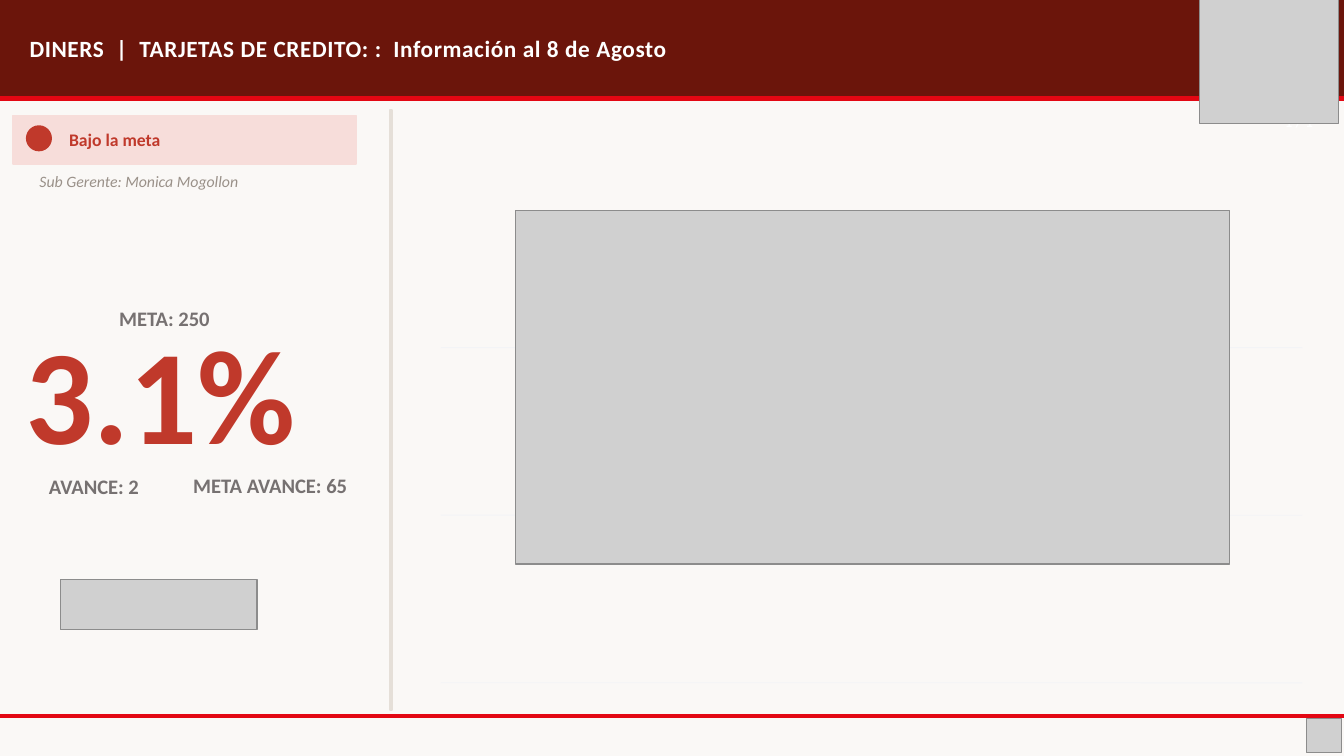
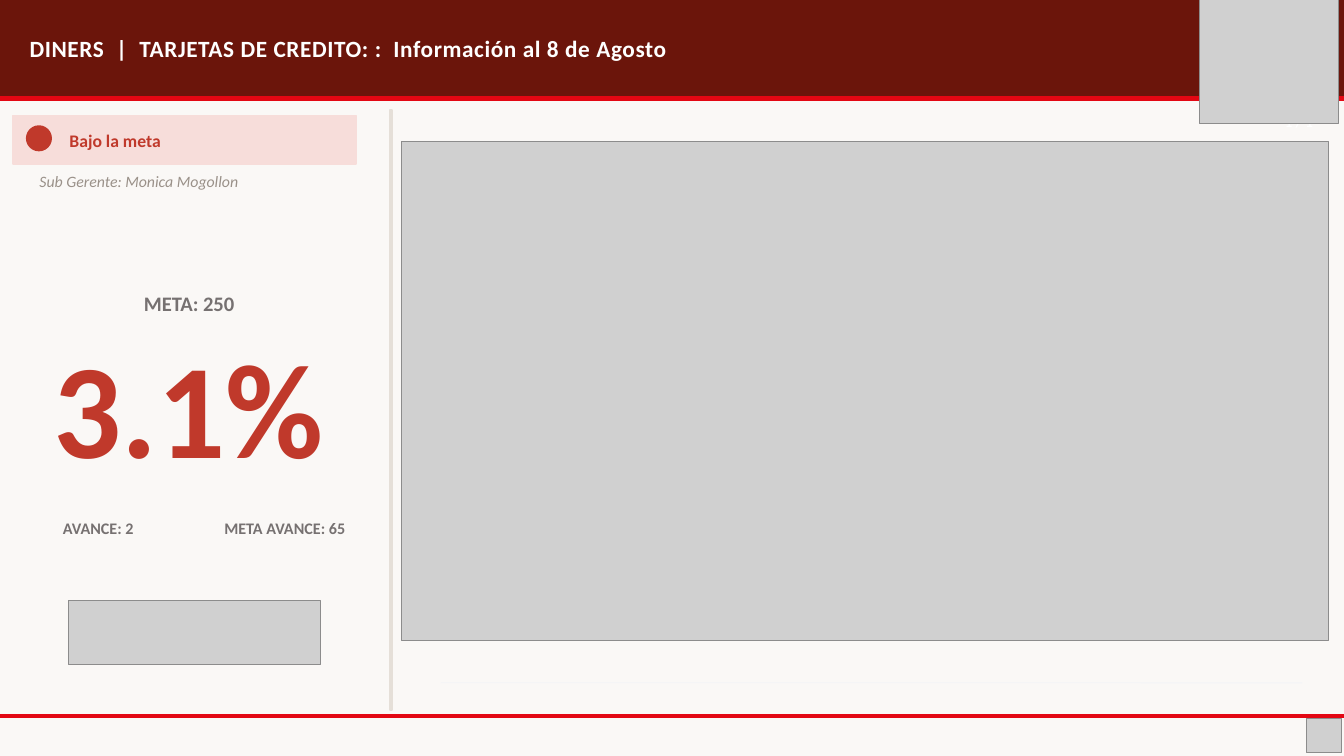
Before and after one commit to piere0405/streamlit_app, a slide deck: slide 38 of plantilla_campanias.pptx. Drawn at 1344x756 pixels with LibreOffice and Linux fonts; fonts in the diff are those of the drawing; grey boxes stand for pictures. Boxes give left, top, right and bottom in pixels: in the first picture for what was removed or moved away, otherwise in the second. Text is boxed around its words. In the diff, an @@ line names an element or a change of style, - is before the commit and + after.

```diff
--- a/plantilla_campanias.pptx
+++ b/plantilla_campanias.pptx
@@ picture: place and size @@
-picture at [515, 210, 1230, 564]
+picture at [401, 141, 1329, 640]
@@ text "META: 250": place and size @@
-text "META: 250" at [119, 312, 209, 326]
+text "META: 250" at [144, 297, 234, 311]
@@ text "3.1%": place and size @@
-text "3.1%" at [26, 351, 296, 445]
+text "3.1%" at [54, 365, 324, 459]
@@ text "3.1%" at [54, 365, 324, 459]: alignment left to centre @@
@@ line removed from (441, 348) to (1303, 348) @@
@@ text "AVANCE: 2": place and size @@
-text "AVANCE: 2" at [49, 480, 138, 494]
+text "AVANCE: 2" at [63, 523, 133, 534]
@@ text "AVANCE: 2" at [63, 523, 133, 534]: size 14.7 to 11.5 pt @@
@@ text "META AVANCE: 65" at [224, 523, 345, 534]: size 14.7 to 11.5 pt @@
@@ text "META AVANCE: 65": place and size @@
-text "META AVANCE: 65" at [193, 479, 347, 493]
+text "META AVANCE: 65" at [224, 523, 345, 534]
@@ line removed from (441, 515) to (1303, 515) @@
@@ picture: place and size @@
-picture at [60, 580, 257, 630]
+picture at [69, 601, 321, 665]
```
Also in this commit, not shown: 37 other slides changed, 1 other file.
